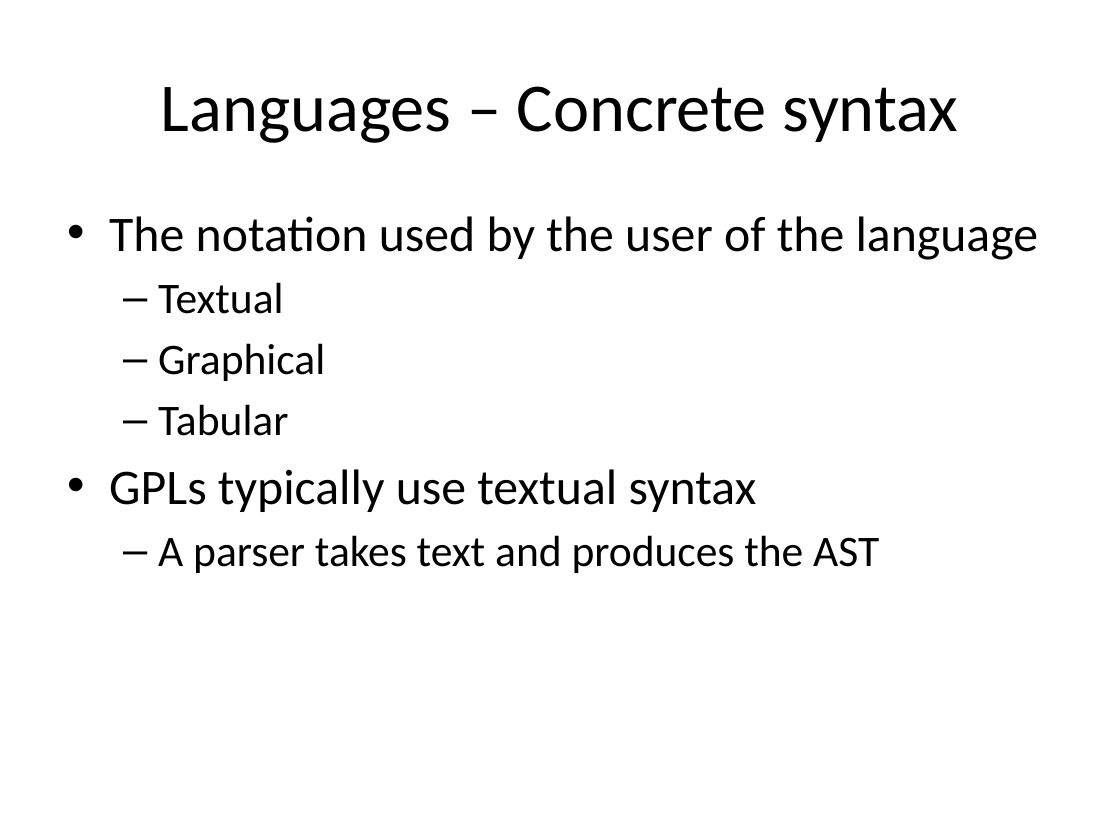
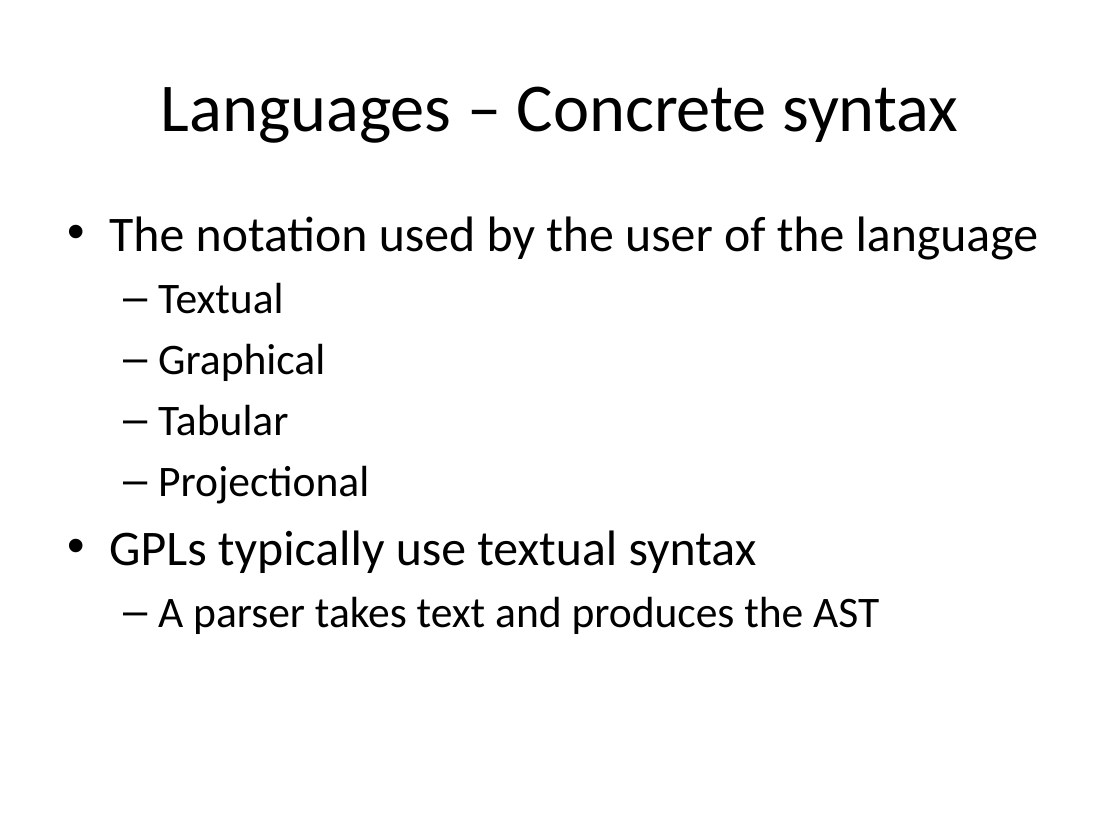
Before and after one commit to jesusc/talk-dsls-basic, a slide deck: slide 17 of presentation-dsls-by-example.pptx. Drawn at 1120x840 pixels with LibreOffice and Linux fonts; fonts in the diff are those of the drawing. Boxes give left, top, right and bottom in pixels: in the first picture for what was removed or moved away, otherwise in the second. Text is boxed around its words. In the diff, an @@ line names an element or a change of style, - is before the commit and + after.

```diff
--- a/presentation-dsls-by-example.pptx
+++ b/presentation-dsls-by-example.pptx
@@ text at bbox=[158, 465, 369, 504]: paragraph added @@
+  – Projectional
```
Also in this commit, not shown: 5 other slides changed, 7 slides added, 1 slide removed, 4 other files.
